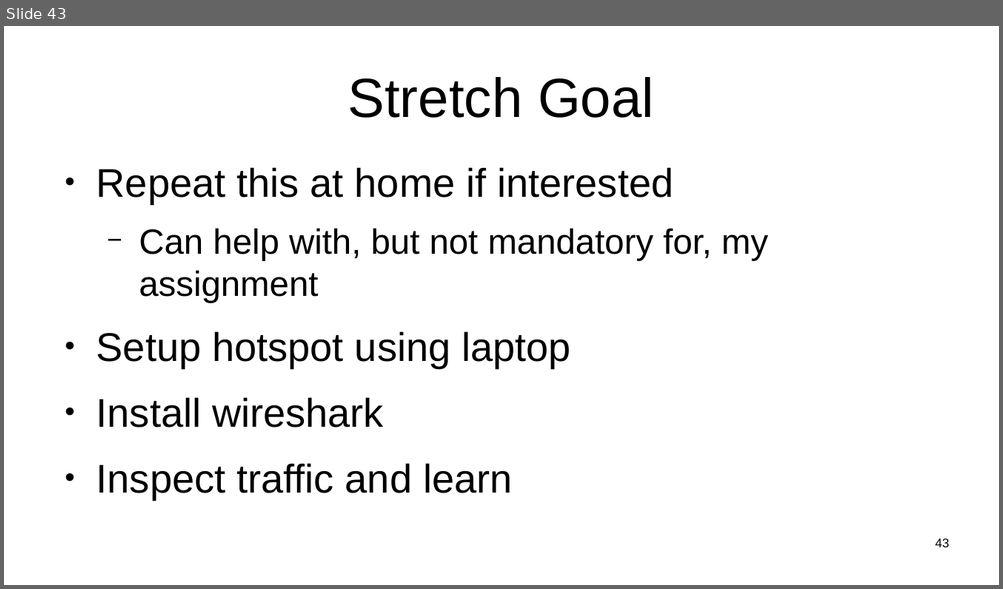
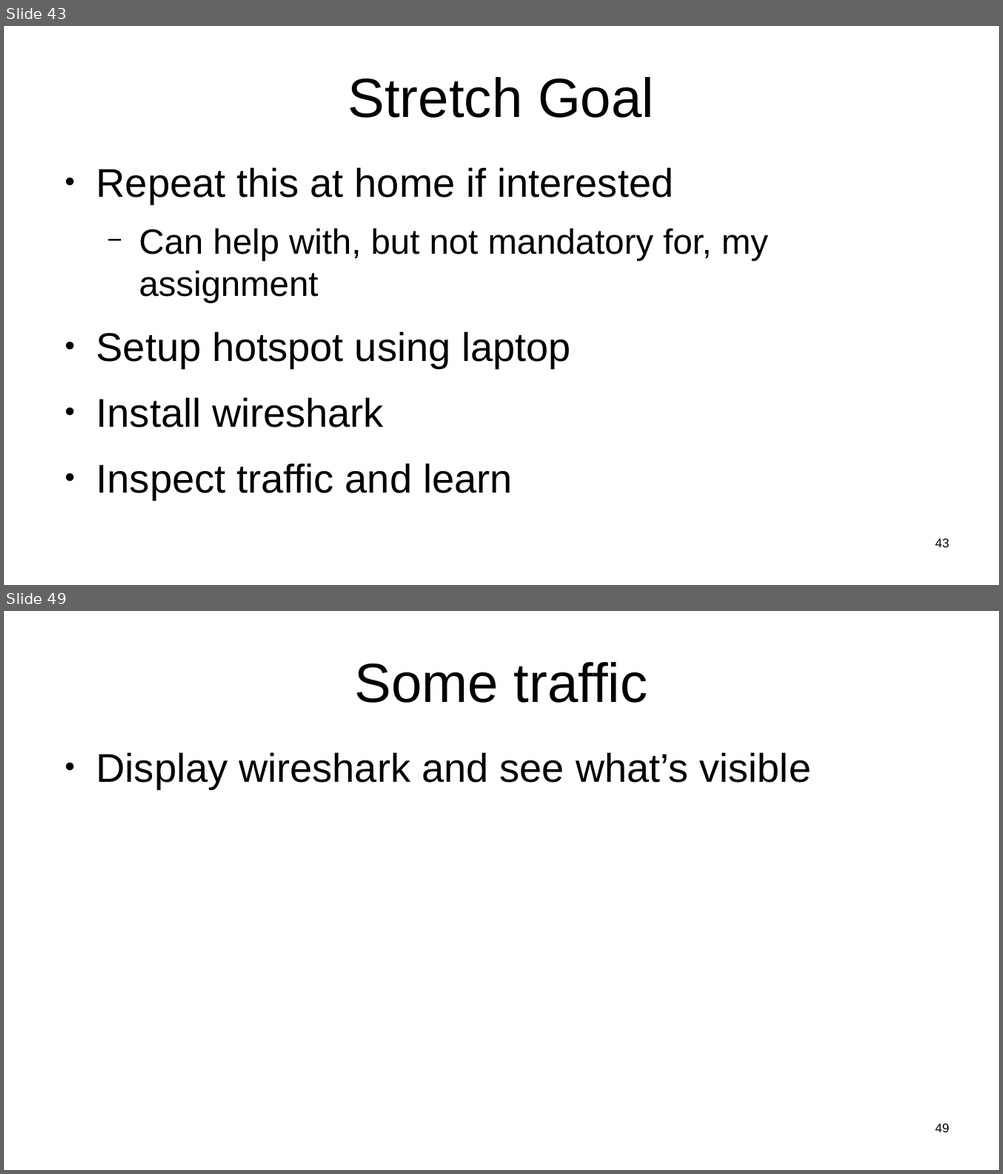
Before and after one commit to sftcd/witidtm, a slide deck: lectures/2021-2022/labs.odp. Shown one above the other, each under a label of ours: slide 43 before the commit, slides 43 and 49 after it; the slides between them are not shown. The pictures are 1003x589 and 1003x1174 pixels, drawn with LibreOffice and Linux fonts; fonts in the diff are those of the drawing. Boxes give left, top, right and bottom in pixels: in the first picture for what was removed or moved away, otherwise in the second. Text is boxed around its words. In the diff, an @@ line names an element or a change of style, - is before the commit and + after.

```diff
--- a/lectures/2021-2022/labs.odp
+++ b/lectures/2021-2022/labs.odp
@@ slide 49 added at (x1=4, y1=611, x2=999, y2=1170), background #FFFFFF @@
@@ title added at (x1=355, y1=662, x2=648, y2=703), 44 pt, text #000000 @@
+Some traffic
@@ text added at (x1=96, y1=752, x2=811, y2=789), 32 pt, text #000000 @@
+● Display wireshark and see what’s visible
@@ page number added at (x1=935, y1=1124, x2=949, y2=1133), 10 pt, text #000000 @@
+49
```
Also in this commit, not shown: 5 other slides added, 3 other files.
